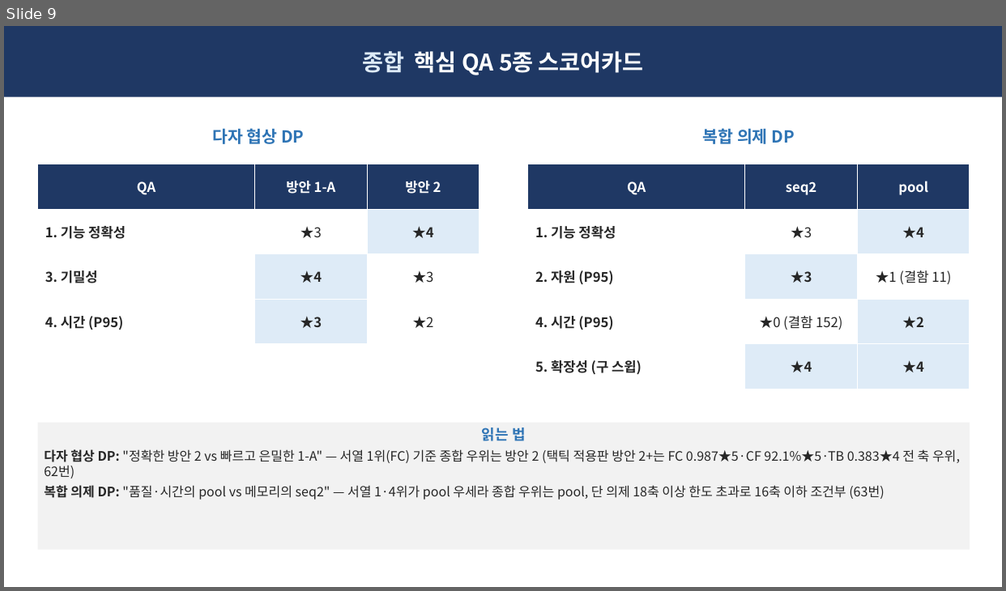
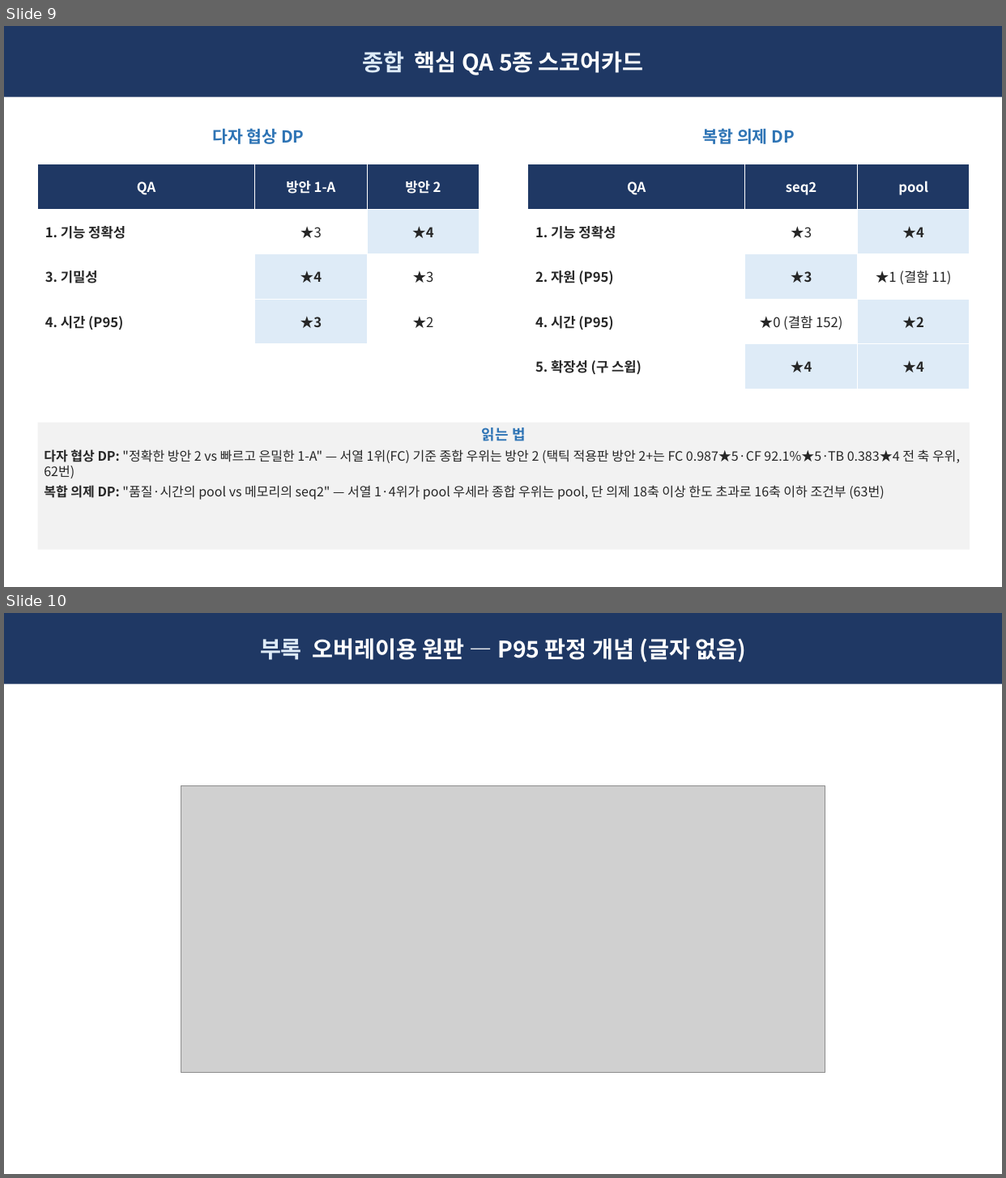
Before and after one commit to Sunwoo-Nam/architect-teamproject, a slide deck: docs/changbae/61-핵심QA-5종-임원-브리핑.pptx. Shown one above the other, each under a label of ours: slide 9 before the commit, slides 9 and 10 after it. The pictures are 1006x591 and 1006x1178 pixels, drawn with LibreOffice and Linux fonts; fonts in the diff are those of the drawing; grey boxes stand for pictures. Boxes give left, top, right and bottom in pixels: in the first picture for what was removed or moved away, otherwise in the second. Text is boxed around its words. In the diff, an @@ line names an element or a change of style, - is before the commit and + after.

```diff
--- a/docs/changbae/61-핵심QA-5종-임원-브리핑.pptx
+++ b/docs/changbae/61-핵심QA-5종-임원-브리핑.pptx
@@ slide 10 added at box(4, 613, 1002, 1174), background #FFFFFF @@
@@ rectangle added at box(4, 613, 1002, 684), fill #1F3864, 22 pt, text #FFFFFF, bold @@
+부록 오버레이용 원판 — P95 판정 개념 (글자 없음)
@@ picture added at box(181, 786, 825, 1072) @@
```
Also in this commit, not shown: 4 other slides added, 10 other files.
